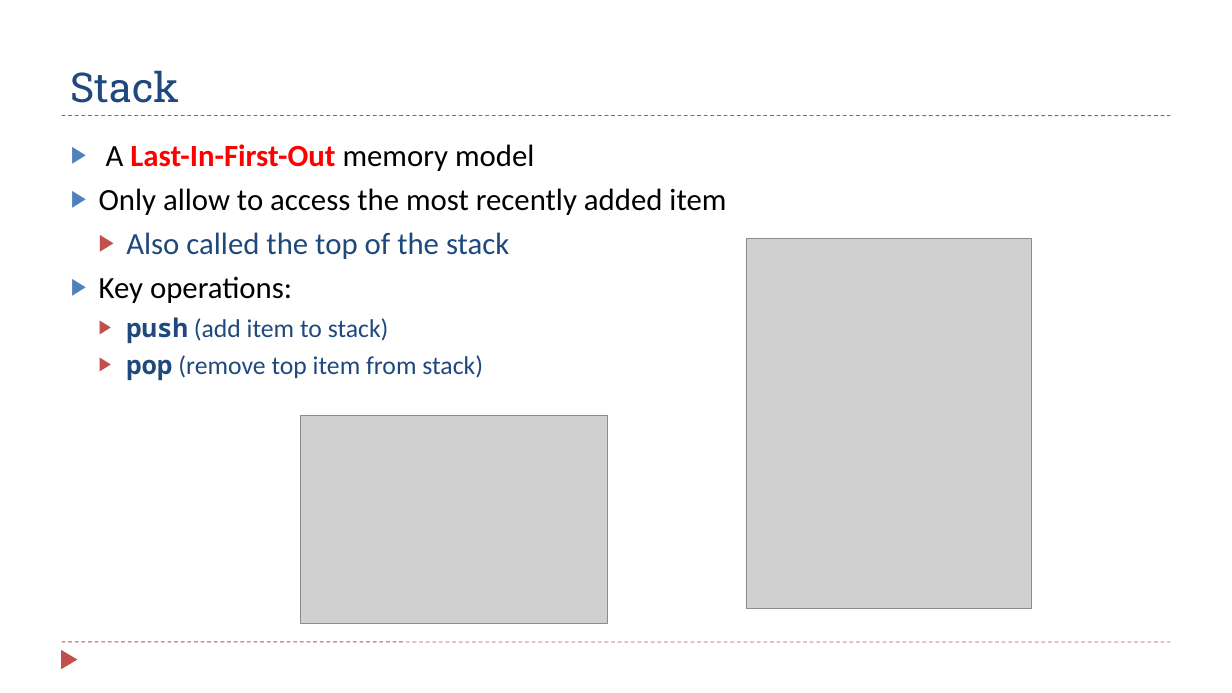
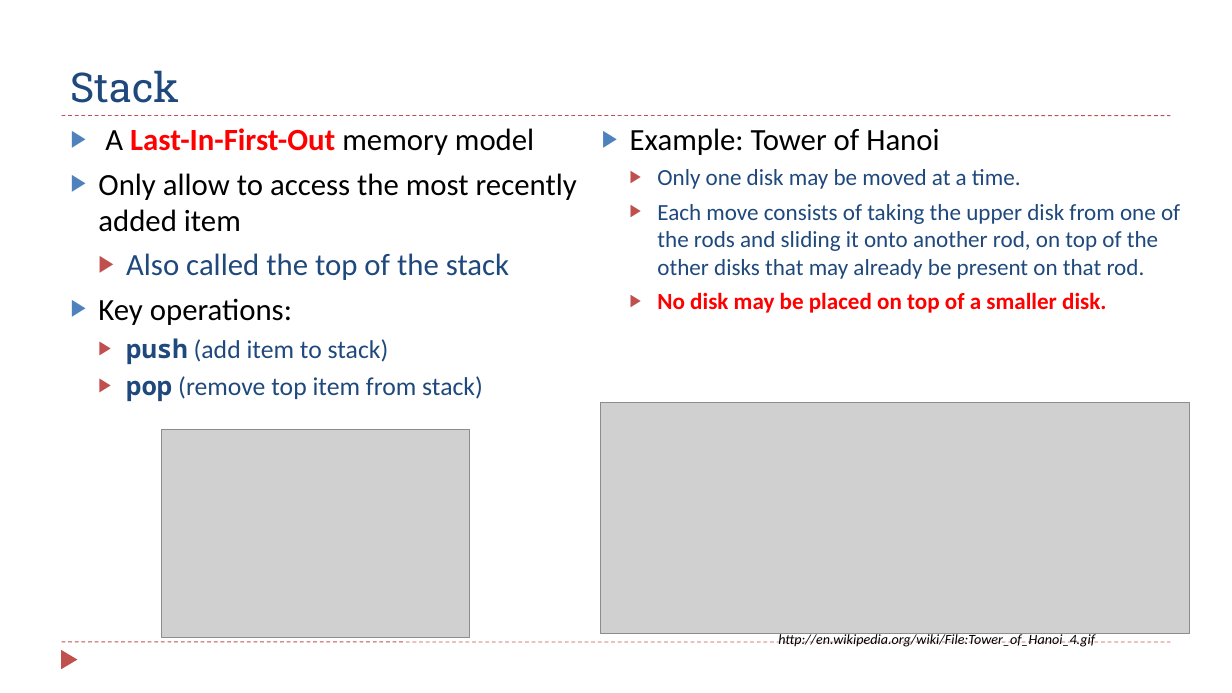
Before and after one commit to guhofstra/CSC111Fa25, a slide deck: slide 3 of PPTs/Ch8_ARM_Subroutines_2_Stack_Perserve_Environment.pptx. Drawn at 1232x693 pixels with LibreOffice and Linux fonts; fonts in the diff are those of the drawing; grey boxes stand for pictures. Boxes give left, top, right and bottom in pixels: in the first picture for what was removed or moved away, otherwise in the second. Text is boxed around its words. In the diff, an @@ line names an element or a change of style, - is before the commit and + after.

```diff
--- a/PPTs/Ch8_ARM_Subroutines_2_Stack_Perserve_Environment.pptx
+++ b/PPTs/Ch8_ARM_Subroutines_2_Stack_Perserve_Environment.pptx
@@ text "A Last-In-First-Out memory model" rewrapped from [99,144,726,380] to [98,128,577,401] @@
@@ text added at [630,128,1180,313], 18 pt, text #1F497D @@
+▶ Example: Tower of Hanoi
+  ▶ Only one disk may be moved at a time.
+  ▶ Each move consists of taking the upper disk from one of the rods and sliding it onto another rod, on top of the other disks that may already be present on that rod.
+  ▶ No disk may be placed on top of a smaller disk.
@@ picture removed at [747,238,1031,608] @@
@@ picture added at [601,403,1190,633] @@
@@ picture: place and size @@
-picture at [300,416,608,624]
+picture at [162,430,470,638]
@@ text added at [778,632,1095,647], 11 pt, text #000000, italic @@
+http://en.wikipedia.org/wiki/File:Tower_of_Hanoi_4.gif
```
Also in this commit, not shown: 20 other slides changed, 9 slides added, 13 slides removed, 45 other files.
